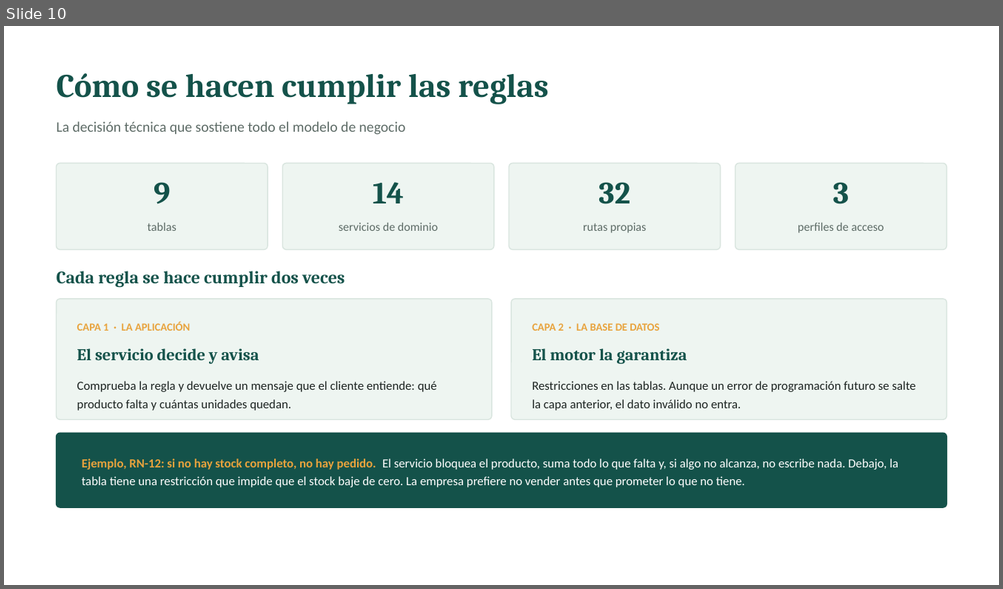
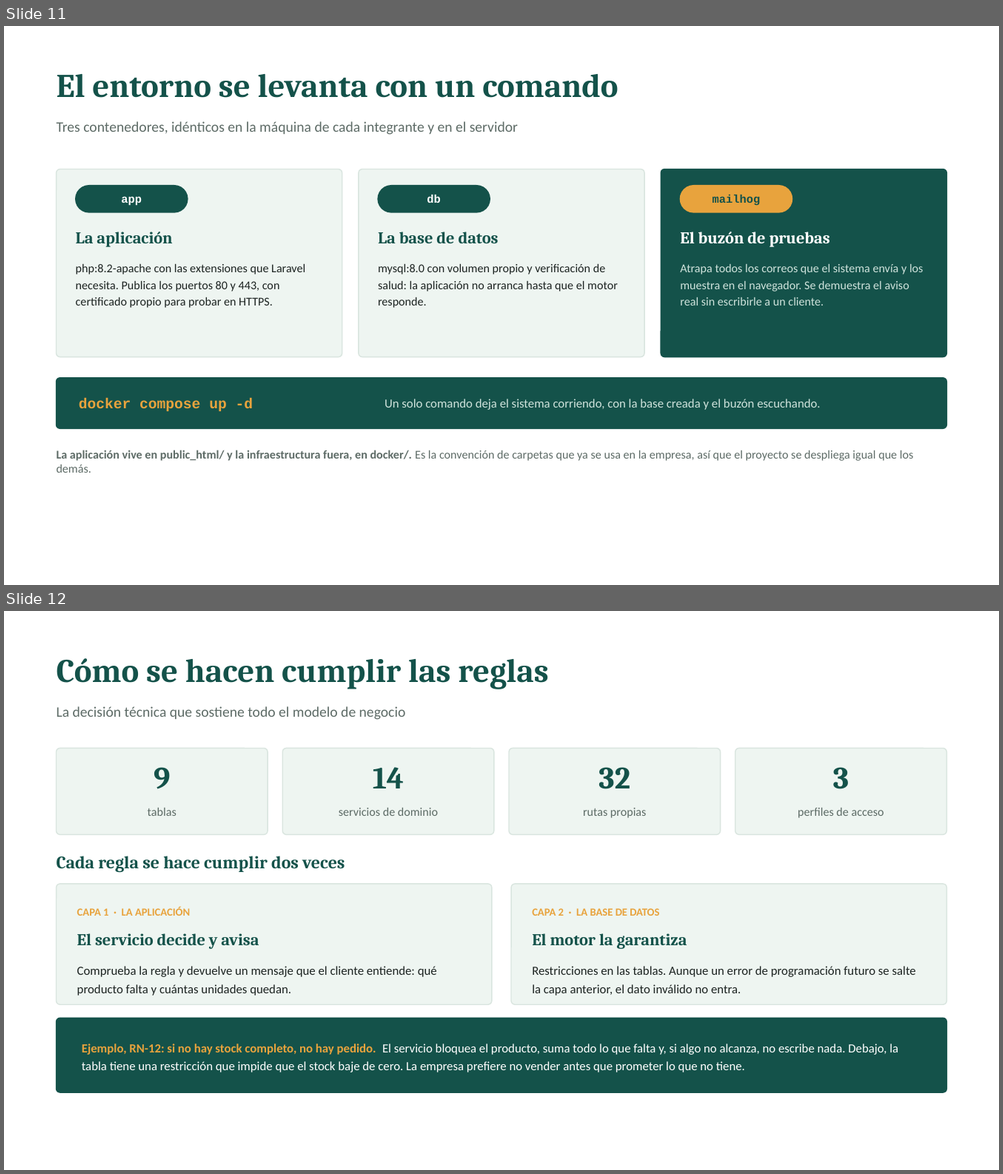
Before and after one commit to BrahamsCode/VetPetSurco, a slide deck: docs/presentacion/EA2_VetPetConnect.pptx. Shown one above the other, each under a label of ours: slide 10 before the commit, slides 11 and 12 after it. The pictures are 1003x589 and 1003x1174 pixels, drawn with LibreOffice and Linux fonts; fonts in the diff are those of the drawing. Boxes give left, top, right and bottom in pixels: in the first picture for what was removed or moved away, otherwise in the second. Text is boxed around its words. In the diff, an @@ line names an element or a change of style, - is before the commit and + after.

```diff
--- a/docs/presentacion/EA2_VetPetConnect.pptx
+++ b/docs/presentacion/EA2_VetPetConnect.pptx
@@ slide 11 added at <box>4,26,999,585</box>, background #FFFFFF @@
@@ text added at <box>57,74,617,98</box>, 32 pt, text #14524A, bold @@
+El entorno se levanta con un comando
@@ text added at <box>57,121,518,135</box>, 14 pt, text #5D6B66 @@
+Tres contenedores, idénticos en la máquina de cada integrante y en el servidor
@@ rounded rectangle added at <box>57,170,342,358</box>, fill #EEF5F1, outline #D9E5DF 1 pt @@
@@ rounded rectangle added at <box>358,170,644,358</box>, fill #EEF5F1, outline #D9E5DF 1 pt @@
@@ rounded rectangle added at <box>660,170,946,358</box>, fill #14524A, outline #14524A 1 pt @@
@@ rounded rectangle added at <box>76,186,188,212</box>, fill #14524A, outline #14524A 1 pt @@
@@ text added at <box>121,196,142,206</box>, 11 pt, text #FFFFFF, bold @@
+app
@@ rounded rectangle added at <box>378,186,489,212</box>, fill #14524A, outline #14524A 1 pt @@
@@ text added at <box>427,195,440,203</box>, 11 pt, text #FFFFFF, bold @@
+db
@@ rounded rectangle added at <box>680,186,792,212</box>, fill #E8A33D, outline #E8A33D 1 pt @@
@@ text added at <box>712,195,760,206</box>, 11 pt, text #14524A, bold @@
+mailhog
@@ text added at <box>76,232,172,247</box>, 16 pt, text #14524A, bold @@
+La aplicación
@@ text added at <box>378,232,498,244</box>, 16 pt, text #14524A, bold @@
+La base de datos
@@ text added at <box>680,232,830,247</box>, 16 pt, text #FFFFFF, bold @@
+El buzón de pruebas
@@ text added at <box>76,264,305,308</box>, 11.5 pt, text #1C2321 @@
+php:8.2-apache con las extensiones que Laravel necesita. Publica los puertos 80 y 443, con certificado propio para probar en HTTPS.
@@ text added at <box>378,264,617,308</box>, 11.5 pt, text #1C2321 @@
+mysql:8.0 con volumen propio y verificación de salud: la aplicación no arranca hasta que el motor responde.
@@ text added at <box>680,264,922,306</box>, 11.5 pt, text #CFE3DC @@
+Atrapa todos los correos que el sistema envía y los muestra en el navegador. Se demuestra el aviso real sin escribirle a un cliente.
@@ rounded rectangle added at <box>57,378,946,429</box>, fill #14524A, outline #14524A 1 pt @@
@@ text added at <box>79,399,253,412</box>, 14 pt, text #E8A33D, bold @@
+docker compose up -d
@@ text added at <box>384,399,819,410</box>, 12 pt, text #CFE3DC @@
+Un solo comando deja el sistema corriendo, con la base creada y el buzón escuchando.
@@ text added at <box>57,450,913,473</box>, 11.5 pt, text #5D6B66 @@
+La aplicación vive en public_html/ y la infraestructura fuera, en docker/. Es la convención de carpetas que ya se usa en la empresa, así que el proyecto se despliega igual que los demás.
@@ what was slide 10 is now slide 12 @@
```
Also in this commit, not shown: 1 slide changed, 1 other slide added, 2 other files.
